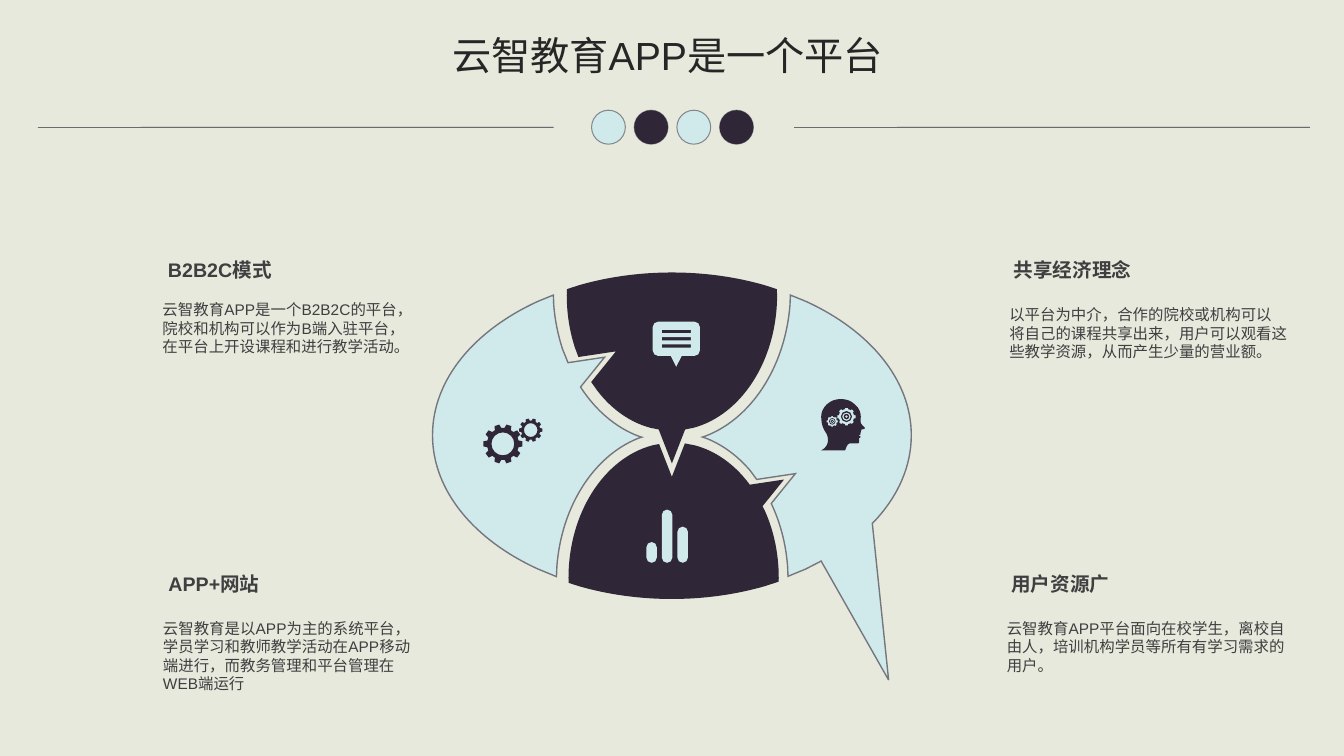
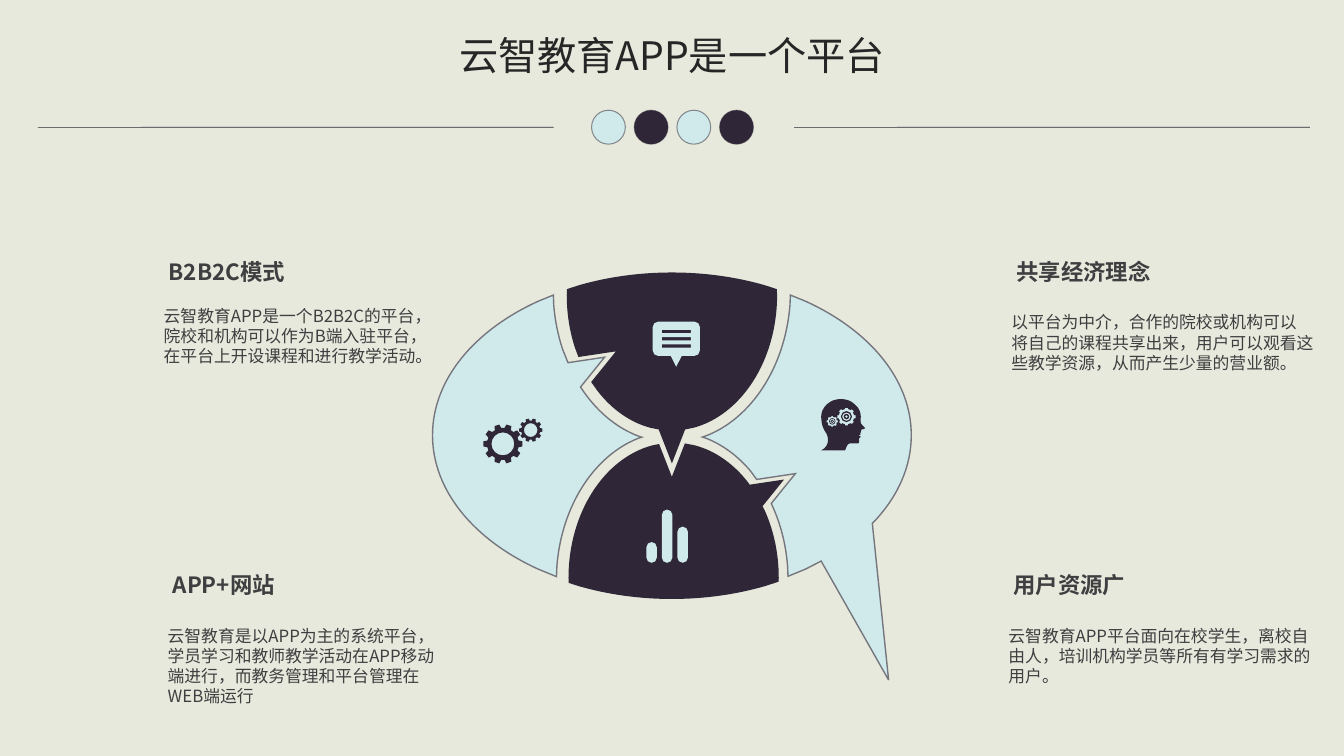
Before and after one commit to starxgit/YZEducation, a slide deck: slide 5 of ready/云智教育APP的设计与实现开题报告.ppt. Drawn at 1344x756 pixels with LibreOffice and Linux fonts; fonts in the diff are those of the drawing. Boxes give left, top, right and bottom in pixels: in the first picture for what was removed or moved away, otherwise in the second. Text is boxed around its words. In the diff, an @@ line names an element or a change of style, - is before the commit and + after.

```diff
--- a/ready/云智教育APP的设计与实现开题报告.ppt
+++ b/ready/云智教育APP的设计与实现开题报告.ppt
@@ text "云智教育APP是一个平台": place and size @@
-text "云智教育APP是一个平台" at [452, 37, 883, 73]
+text "云智教育APP是一个平台" at [459, 37, 885, 73]
@@ text "云智教育APP是一个平台" at [459, 37, 885, 73]: font Arial to Noto Sans CJK SC @@
@@ text "B2B2C模式" at [164, 261, 432, 364]: size 14 to 16 pt in "B2B2C模式"; font Arial to Noto Sans CJK SC; size 11 to 12 pt in "云智教育APP是一个B2B2C的平台，", "院校和机构可以作为B端入驻平台，", "在平台上开设课程和进行教学活动。" @@
@@ text "共享经济理念" at [1011, 261, 1313, 371]: size 14 to 16 pt in "共享经济理念"; font Arial to Noto Sans CJK SC; size 11 to 12 pt in "以平台为中介，合作的院校或机构可以", "将自己的课程共享出来，用户可以观看这", "些教学资源，从而产生少量的营业额。" @@
@@ text "APP+网站" at [168, 574, 435, 704]: size 14 to 16 pt in "APP+网站"; font Arial to Noto Sans CJK SC, size 11 to 12 pt @@
@@ text "用户资源广" at [1008, 574, 1310, 684]: size 14 to 16 pt in "用户资源广"; font Arial to Noto Sans CJK SC; size 11 to 12 pt in "云智教育APP平台面向在校学生，离校自", "由人，培训机构学员等所有有学习需求的", "用户。" @@
```
Also in this commit, not shown: 15 other slides changed, 1 other file.
